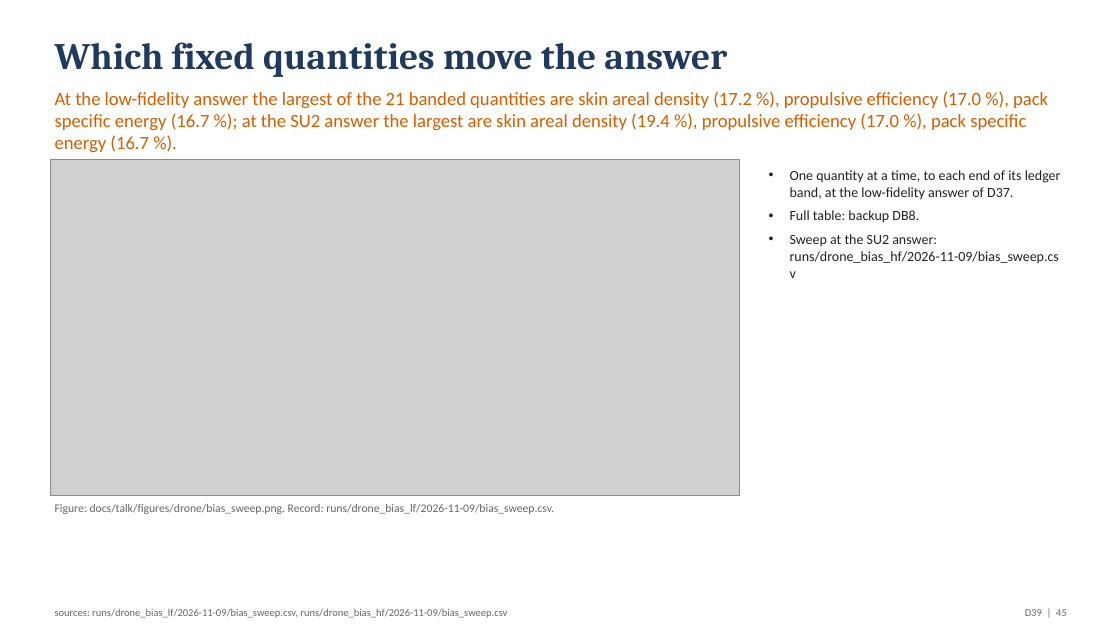
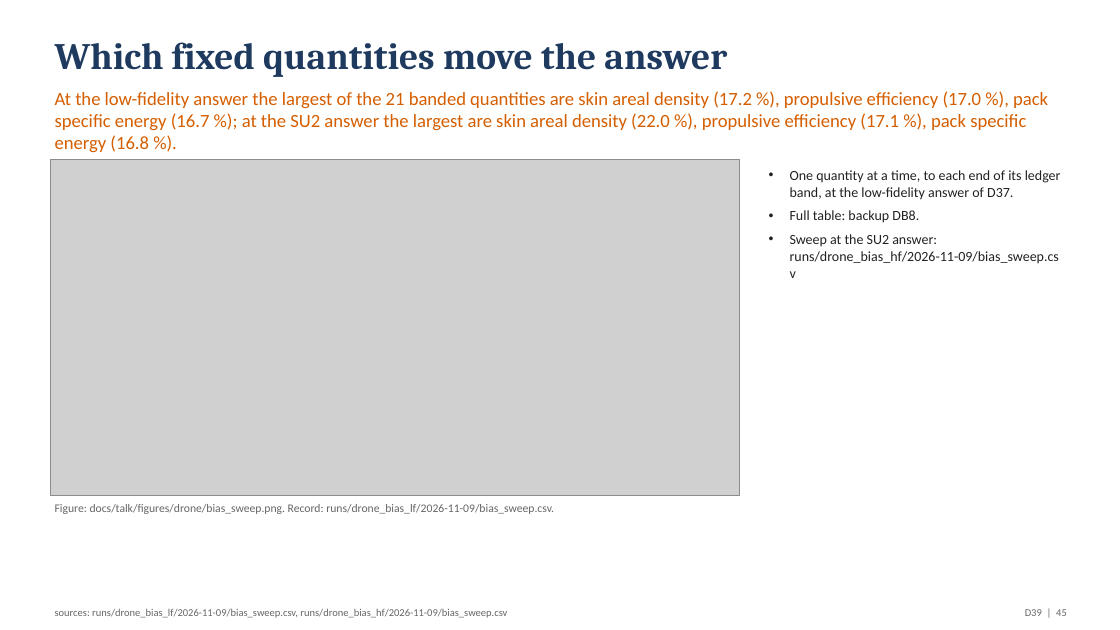
Before and after one commit to emarinhoss/ai-engineering, a slide deck: slide 45 of docs/talk/deck_drone.pptx. Drawn at 1120x630 pixels with LibreOffice and Linux fonts; fonts in the diff are those of the drawing; grey boxes stand for pictures. Boxes give left, top, right and bottom in pixels: in the first picture for what was removed or moved away, otherwise in the second. Text is boxed around its words. In the diff, an @@ line names an element or a change of style, - is before the commit and + after.

```diff
--- a/docs/talk/deck_drone.pptx
+++ b/docs/talk/deck_drone.pptx
@@ text at box(55, 91, 1048, 153): text changed @@
-At the low-fidelity answer the largest of the 21 banded quantities are skin areal density (17.2 %), propulsive efficiency (17.0 %), pack specific energy (16.7 %); at the SU2 answer the largest are skin areal density (19.4 %), propulsive efficiency (17.0 %), pack specific energy (16.7 %).
+At the low-fidelity answer the largest of the 21 banded quantities are skin areal density (17.2 %), propulsive efficiency (17.0 %), pack specific energy (16.7 %); at the SU2 answer the largest are skin areal density (22.0 %), propulsive efficiency (17.1 %), pack specific energy (16.8 %).
```
Also in this commit, not shown: 9 other slides changed, 16 other files.
